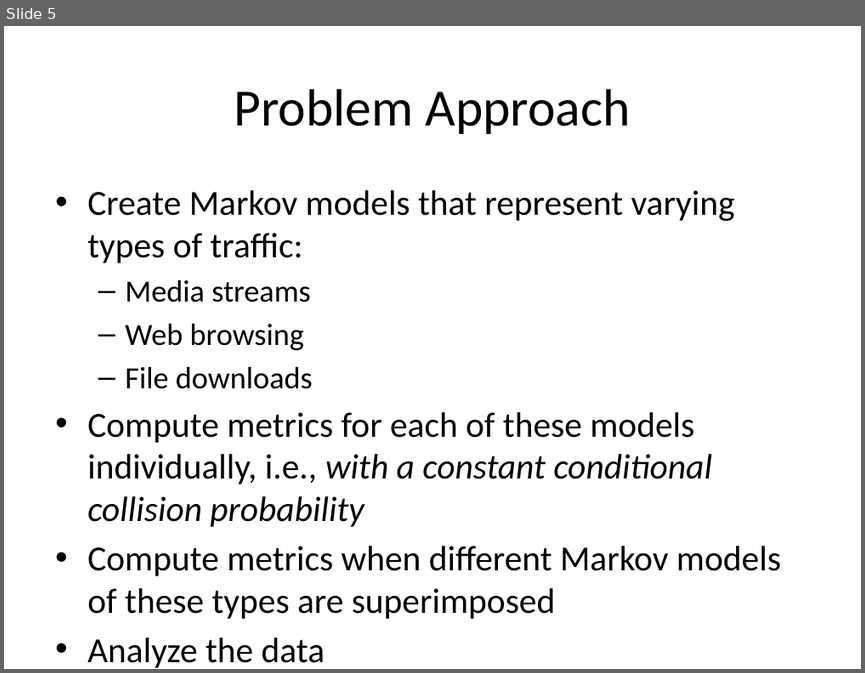
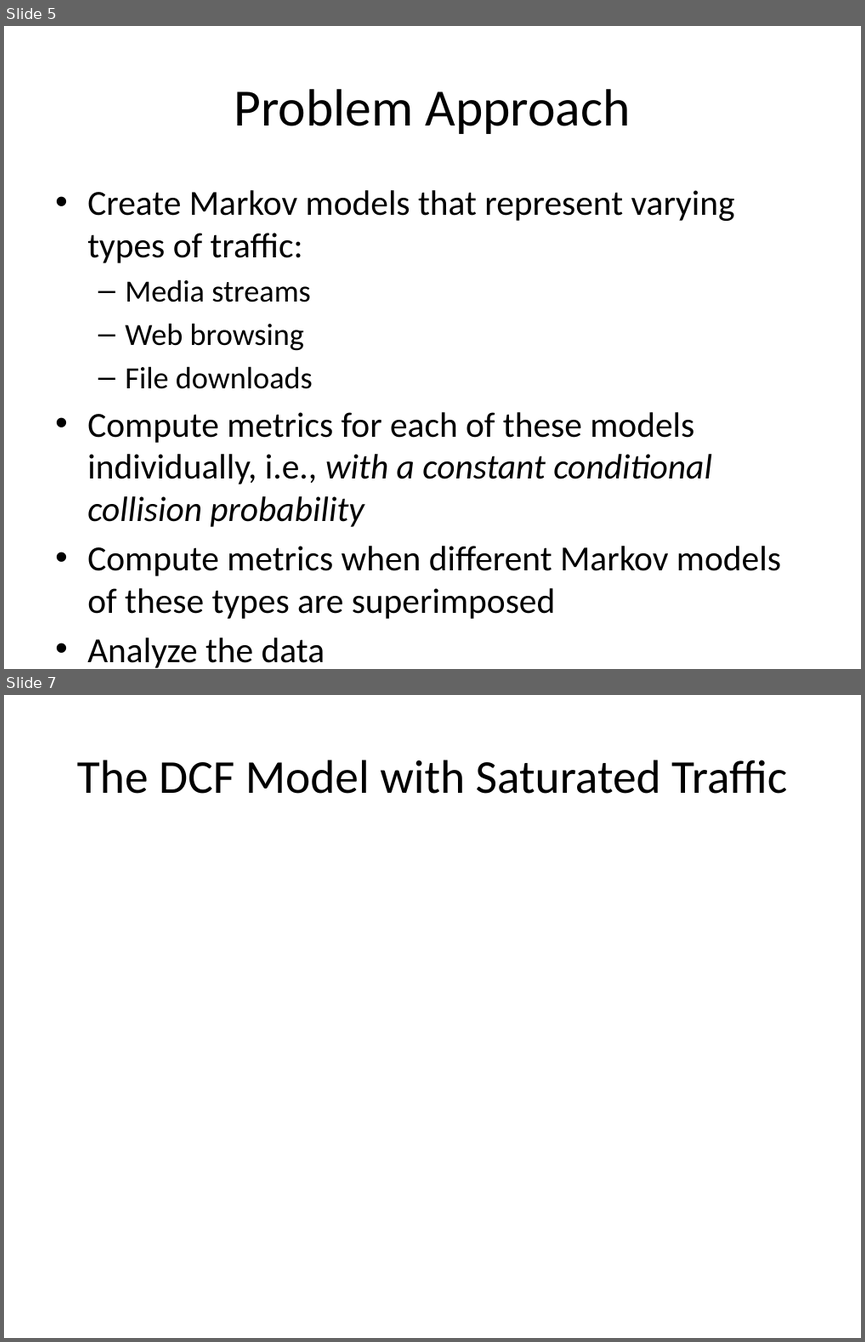
Before and after one commit to tamirh-uci/HeteroTrafficModels, a slide deck: presentation/slides.pptx. Shown one above the other, each under a label of ours: slide 5 before the commit, slides 5 and 7 after it; the slides between them are not shown. The pictures are 865x673 and 865x1342 pixels, drawn with LibreOffice and Linux fonts; fonts in the diff are those of the drawing. Boxes give left, top, right and bottom in pixels: in the first picture for what was removed or moved away, otherwise in the second. Text is boxed around its words. In the diff, an @@ line names an element or a change of style, - is before the commit and + after.

Commit message:
slides

```diff
--- a/presentation/slides.pptx
+++ b/presentation/slides.pptx
@@ slide 7 added at (4,695,861,1338), background #FFFFFF @@
@@ title added at (77,760,787,794), 39.6 pt, text #000000 @@
+The DCF Model with Saturated Traffic
```
Also in this commit, not shown: 1 slide changed, 1 other slide added.
